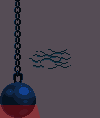
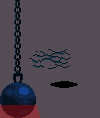
Two versions of the same layered image (100×118). Layer-by-layer changes:
added layer "WreckingBallShadow.png" above "WreckingBallCrack.png" over [50, 81, 78, 88]
